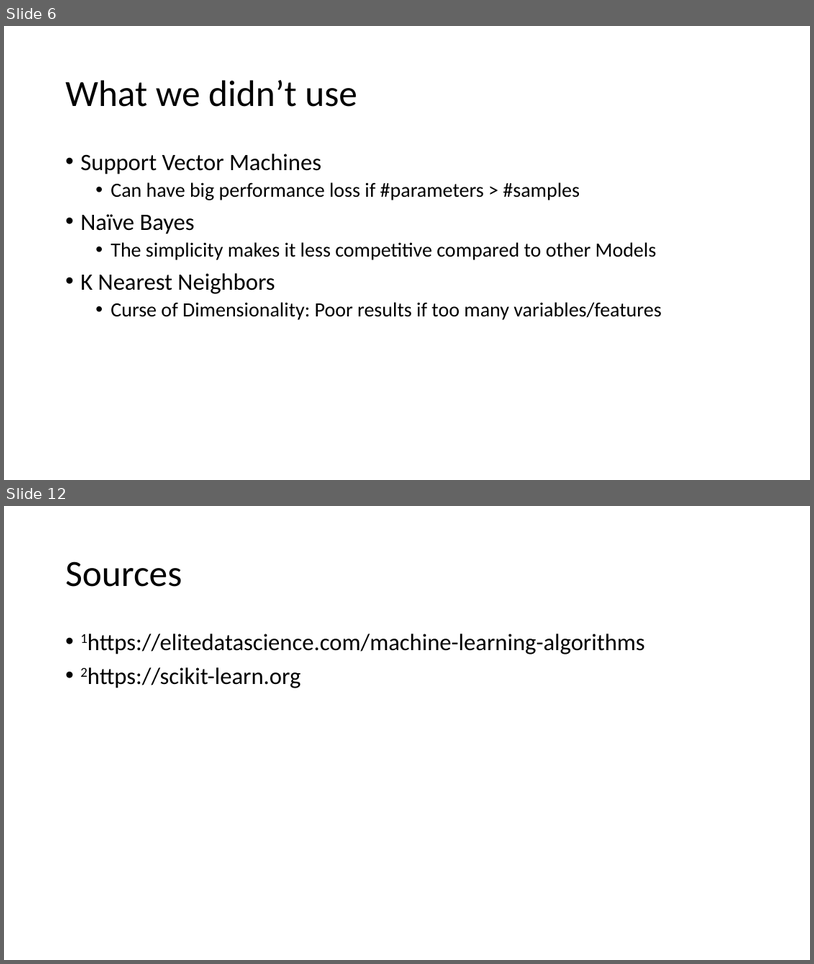
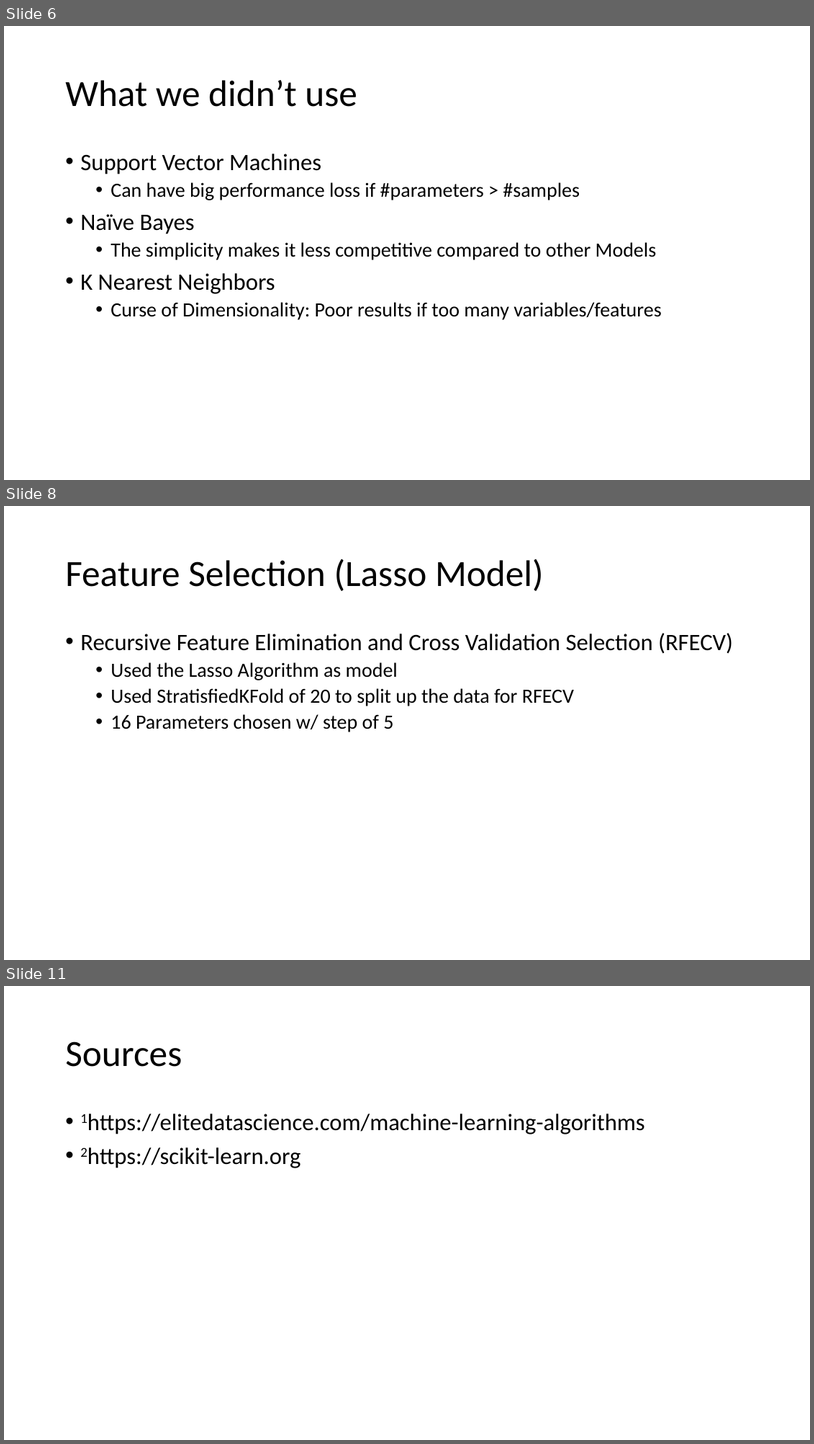
Before and after one commit to suong4554/Machine-Learning-Poly-U, a slide deck: Presentation.pptx. Shown one above the other, each under a label of ours: slides 6 and 12 before the commit, slides 6, 8 and 11 after it; the slides between them are not shown. The pictures are 814x964 and 814x1444 pixels, drawn with LibreOffice and Linux fonts; fonts in the diff are those of the drawing. Boxes give left, top, right and bottom in pixels: in the first picture for what was removed or moved away, otherwise in the second. Text is boxed around its words. In the diff, an @@ line names an element or a change of style, - is before the commit and + after.

```diff
--- a/Presentation.pptx
+++ b/Presentation.pptx
@@ slide 8 added at box(4, 506, 810, 960), background #FFFFFF @@
@@ title added at box(65, 559, 544, 591), 44 pt, text #000000 @@
+Feature Selection (Lasso Model)
@@ text added at box(80, 633, 733, 732), 24 pt, text #000000 @@
+• Recursive Feature Elimination and Cross Validation Selection (RFECV)
+  • Used the Lasso Algorithm as model
+  • Used StratisfiedKFold of 20 to split up the data for RFECV
+  • 16 Parameters chosen w/ step of 5
@@ what was slide 12 is now slide 11 @@
```
Also in this commit, not shown: 2 slides changed, 2 other slides added, 4 slides removed, 7 other files.
